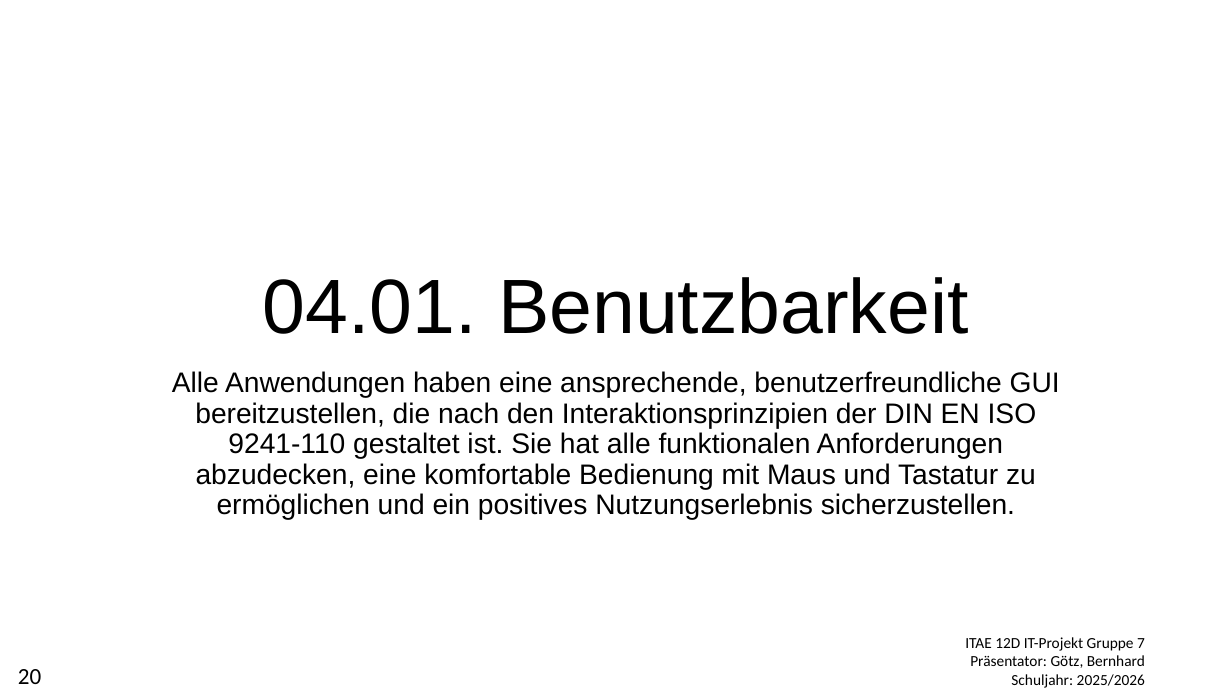
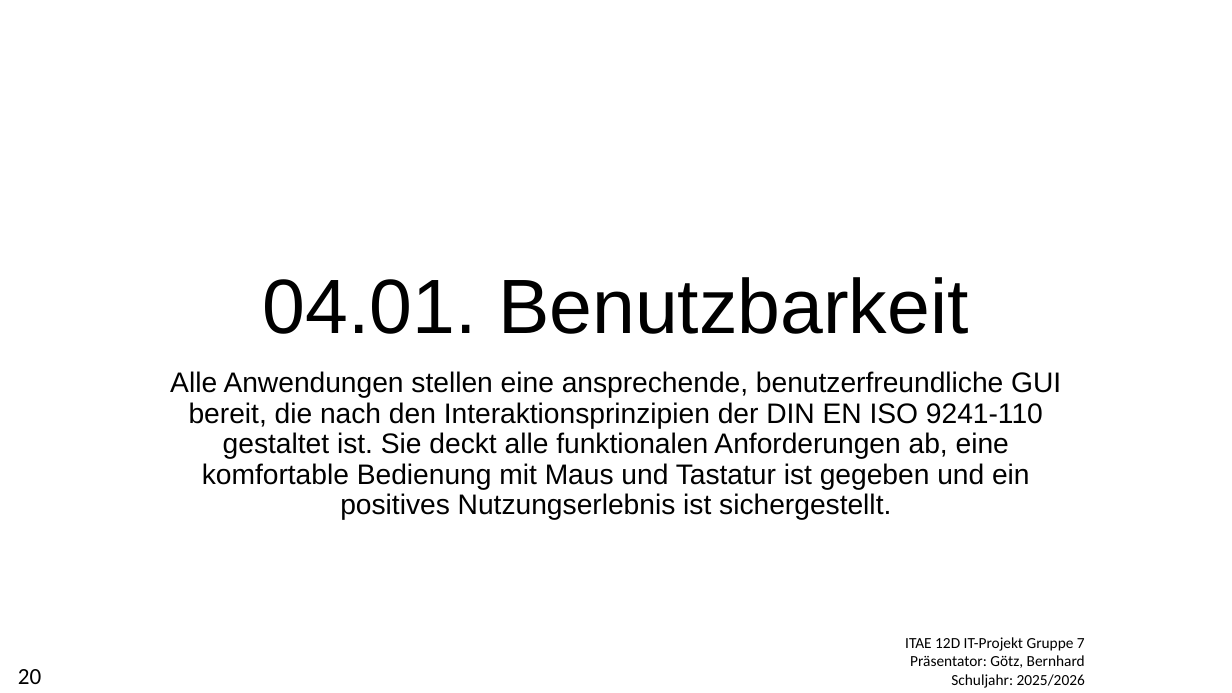
Before and after one commit to AE12-Projekt-Gruppe-7/EvalPro, a slide deck: slide 20 of docs/Praesentationen/Praesentation_Pflichtenheft_Gruppe7.pptx. Drawn at 1232x693 pixels with LibreOffice and Linux fonts; fonts in the diff are those of the drawing; background and template pictures are left out. Boxes give left, top, right and bottom in pixels: in the first picture for what was removed or moved away, otherwise in the second. Text is boxed around its words. In the diff, an @@ line names an element or a change of style, - is before the commit and + after.

Commit message:
Praesentation_Pflichtenheft_Gruppe7.pptx - Kleinere Anpassungen am Text und ergänzung von Überschrift

```diff
--- a/docs/Praesentationen/Praesentation_Pflichtenheft_Gruppe7.pptx
+++ b/docs/Praesentationen/Praesentation_Pflichtenheft_Gruppe7.pptx
@@ subtitle at <box>170,371,1061,520</box>: text changed @@
-Alle Anwendungen haben eine ansprechende, benutzerfreundliche GUI bereitzustellen, die nach den Interaktionsprinzipien der DIN EN ISO 9241-110 gestaltet ist. Sie hat alle funktionalen Anforderungen abzudecken, eine komfortable Bedienung mit Maus und Tastatur zu ermöglichen und ein positives Nutzungserlebnis sicherzustellen.
+Alle Anwendungen stellen eine ansprechende, benutzerfreundliche GUI bereit, die nach den Interaktionsprinzipien der DIN EN ISO 9241-110 gestaltet ist. Sie deckt alle funktionalen Anforderungen ab, eine komfortable Bedienung mit Maus und Tastatur ist gegeben und ein positives Nutzungserlebnis ist sichergestellt.
@@ text "ITAE 12D IT-Projekt Gruppe 7": place and size @@
-text "ITAE 12D IT-Projekt Gruppe 7" at <box>965,637,1145,688</box>
+text "ITAE 12D IT-Projekt Gruppe 7" at <box>905,637,1085,688</box>
```
Also in this commit, not shown: 29 other slides changed, 3 slides added, 1 slide removed.
